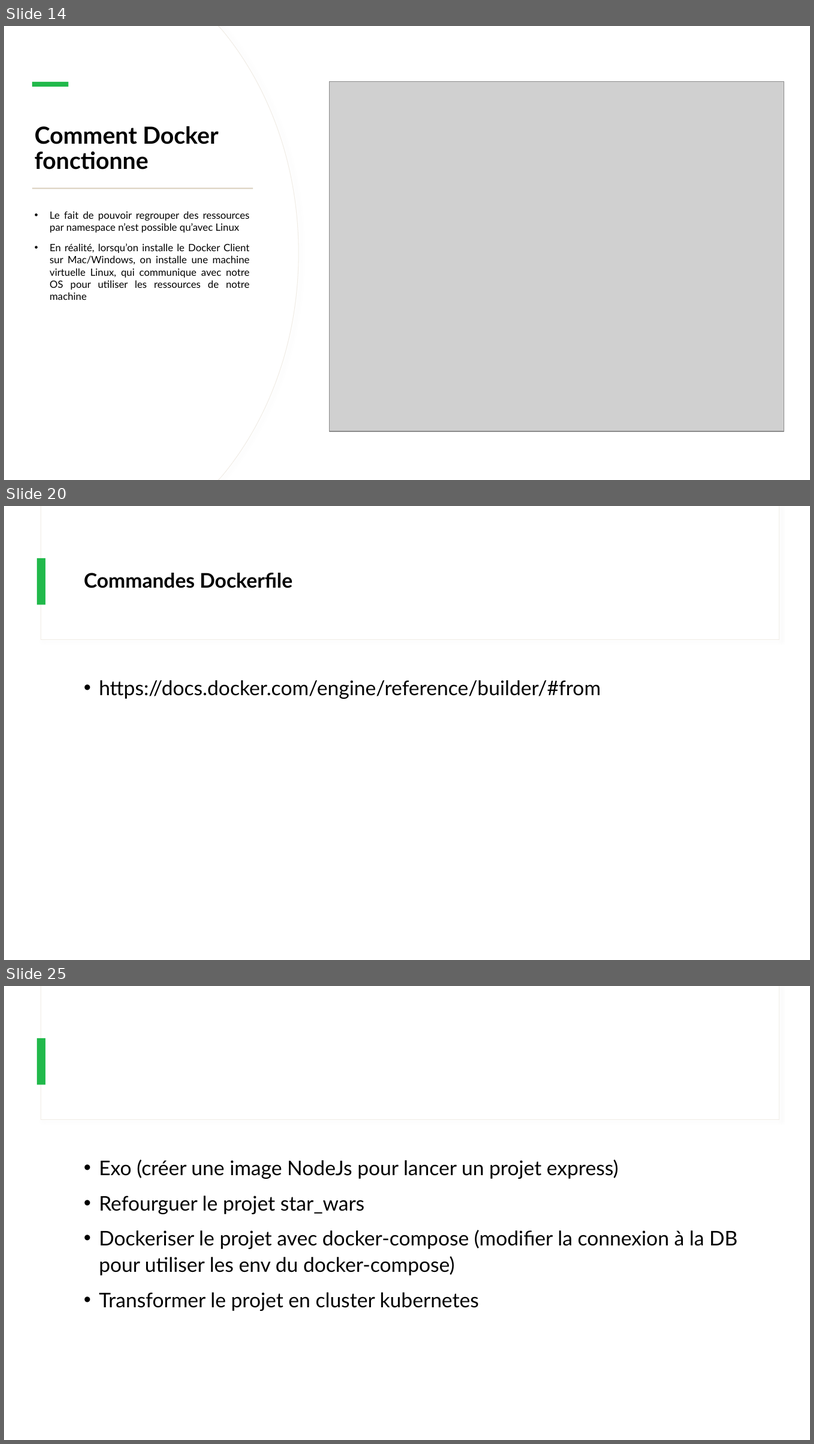
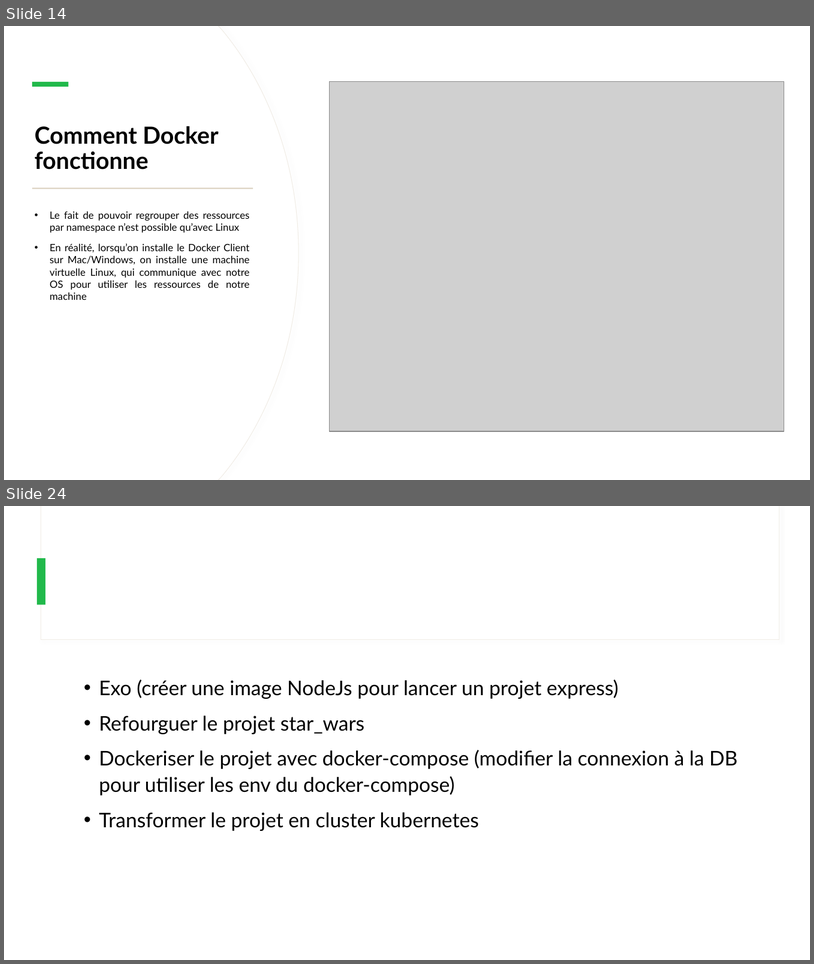
Before and after one commit to IPSSIASIDEV2/Jedy-DockerKubernetes-Formation, a slide deck: Cours/Cours.pptx. Shown one above the other, each under a label of ours: slides 14, 20 and 25 before the commit, slides 14 and 24 after it; the slides between them are not shown. The pictures are 814x1444 and 814x964 pixels, drawn with LibreOffice and Linux fonts; fonts in the diff are those of the drawing; grey boxes stand for pictures. Boxes give left, top, right and bottom in pixels: in the first picture for what was removed or moved away, otherwise in the second. Text is boxed around its words. In the diff, an @@ line names an element or a change of style, - is before the commit and + after.

```diff
--- a/Cours/Cours.pptx
+++ b/Cours/Cours.pptx
@@ slide 20 removed at (x1=4, y1=506, x2=810, y2=960), background #FFFFFF; not listed: 3 template elements that a slide beside it also shows @@
@@ title removed at (x1=84, y1=573, x2=293, y2=588) @@
-Commandes Dockerfile
@@ text removed at (x1=99, y1=680, x2=601, y2=699) @@
-• https://docs.docker.com/engine/reference/builder/#from
@@ what was slide 25 is now slide 24 @@
```
Also in this commit, not shown: 8 slides changed, 1 slide added, 1 other slide removed, 6 other files.
